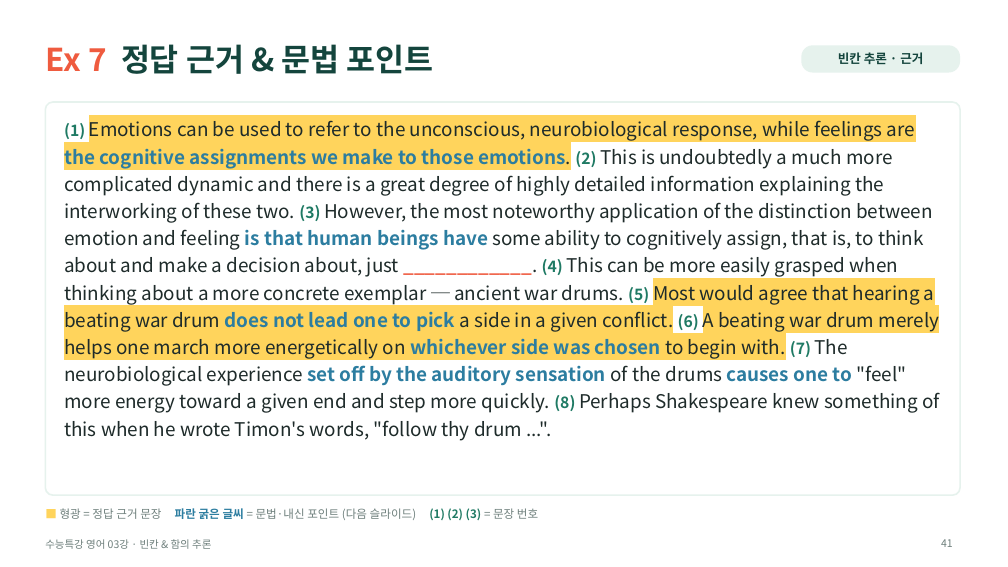
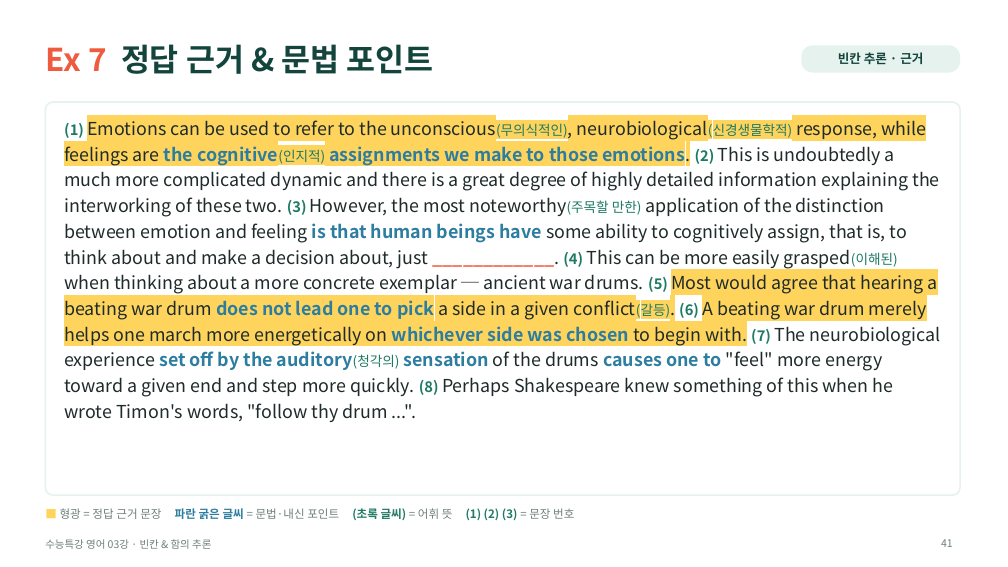
Before and after one commit to HUFSDavid/HUFSDavid, a slide deck: slide 41 of 수능특강_영어_03강_수업PPT.pptx. Drawn at 1008x567 pixels with LibreOffice and Linux fonts; fonts in the diff are those of the drawing. Boxes give left, top, right and bottom in pixels: in the first picture for what was removed or moved away, otherwise in the second. Text is boxed around its words. In the diff, an @@ line names an element or a change of style, - is before the commit and + after.

```diff
--- a/수능특강_영어_03강_수업PPT.pptx
+++ b/수능특강_영어_03강_수업PPT.pptx
@@ text at (64, 120, 941, 422): text changed; size 18 to 17 pt @@
-(1) Emotions can be used to refer to the unconscious, neurobiological response, while feelings are the cognitive assignments we make to those emotions. (2) This is undoubtedly a much more complicated dynamic and there is a great degree of highly detailed information explaining the interworking of these two. (3) However, the most noteworthy application of the distinction between emotion and feeling is that human beings have some ability to cognitively assign, that is, to think about and make a decision about, just ____________. (4) This can be more easily grasped when thinking about a more concrete exemplar ─ ancient war drums. (5) Most would agree that hearing a beating war drum does not lead one to pick a side in a given conflict. (6) A beating war drum merely helps one march more energetically on whichever side was chosen to begin with. (7) The neurobiological experience set off by the auditory sensation of the drums causes one to "feel" more energy toward a given end and step more quickly. (8) Perhaps Shakespeare knew something of this when he wrote Timon's words, "follow thy drum ...".
+(1) Emotions can be used to refer to the unconscious(무의식적인), neurobiological(신경생물학적) response, while feelings are the cognitive(인지적) assignments we make to those emotions. (2) This is undoubtedly a much more complicated dynamic and there is a great degree of highly detailed information explaining the interworking of these two. (3) However, the most noteworthy(주목할 만한) application of the distinction between emotion and feeling is that human beings have some ability to cognitively assign, that is, to think about and make a decision about, just ____________. (4) This can be more easily grasped(이해된) when thinking about a more concrete exemplar ─ ancient war drums. (5) Most would agree that hearing a beating war drum does not lead one to pick a side in a given conflict(갈등). (6) A beating war drum merely helps one march more energetically on whichever side was chosen to begin with. (7) The neurobiological experience set off by the auditory(청각의) sensation of the drums causes one to "feel" more energy toward a given end and step more quickly. (8) Perhaps Shakespeare knew something of this when he wrote Timon's words, "follow thy drum ...".
@@ text at (60, 508, 574, 520): text changed @@
-■ 형광 = 정답 근거 문장 파란 굵은 글씨 = 문법·내신 포인트 (다음 슬라이드) (1) (2) (3) = 문장 번호
+■ 형광 = 정답 근거 문장 파란 굵은 글씨 = 문법·내신 포인트 (초록 글씨) = 어휘 뜻 (1) (2) (3) = 문장 번호
```
Also in this commit, not shown: 11 other slides changed.
